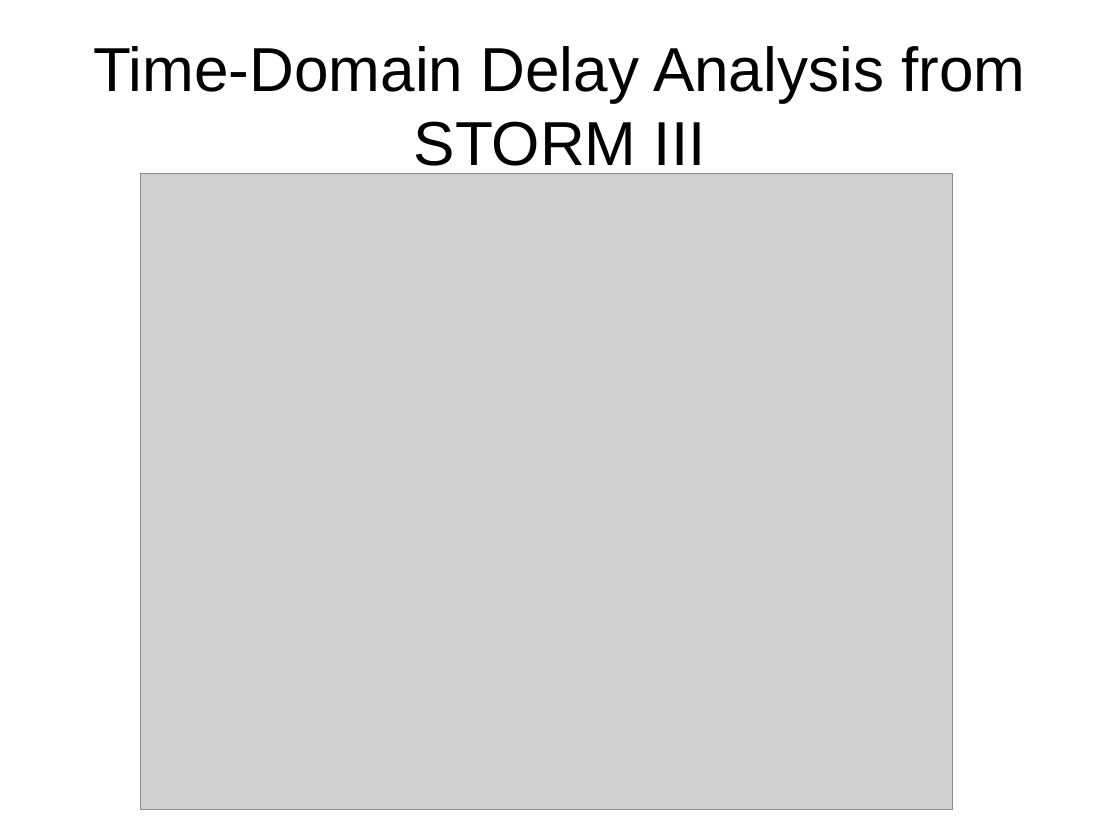
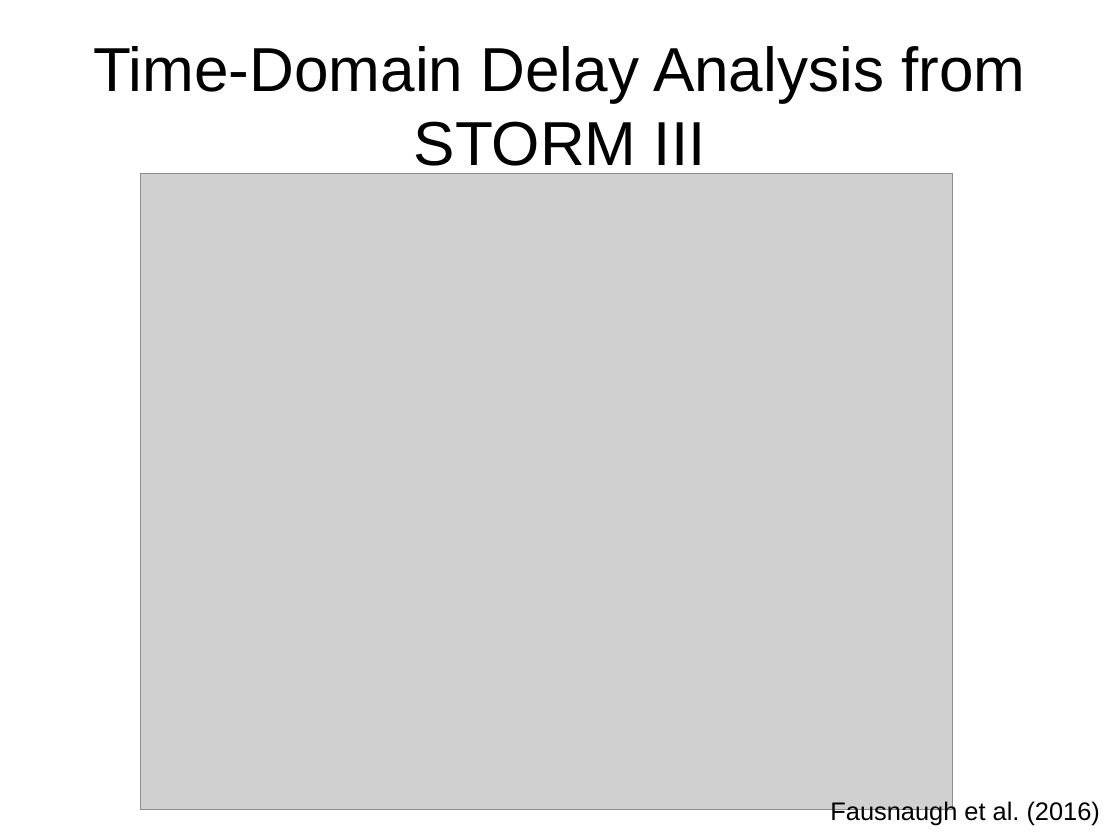
Before and after one commit to othocaes/fourier-agn, a slide deck: slide 7 of pres/final/final.odp. Drawn at 1120x840 pixels with LibreOffice and Linux fonts; fonts in the diff are those of the drawing; grey boxes stand for pictures. Boxes give left, top, right and bottom in pixels: in the first picture for what was removed or moved away, otherwise in the second. Text is boxed around its words. In the diff, an @@ line names an element or a change of style, - is before the commit and + after.

```diff
--- a/pres/final/final.odp
+++ b/pres/final/final.odp
@@ text added at (830, 799, 1100, 825), 18 pt, text #000000 @@
+Fausnaugh et al. (2016)
```
Also in this commit, not shown: 7 other slides changed, 7 other files.
